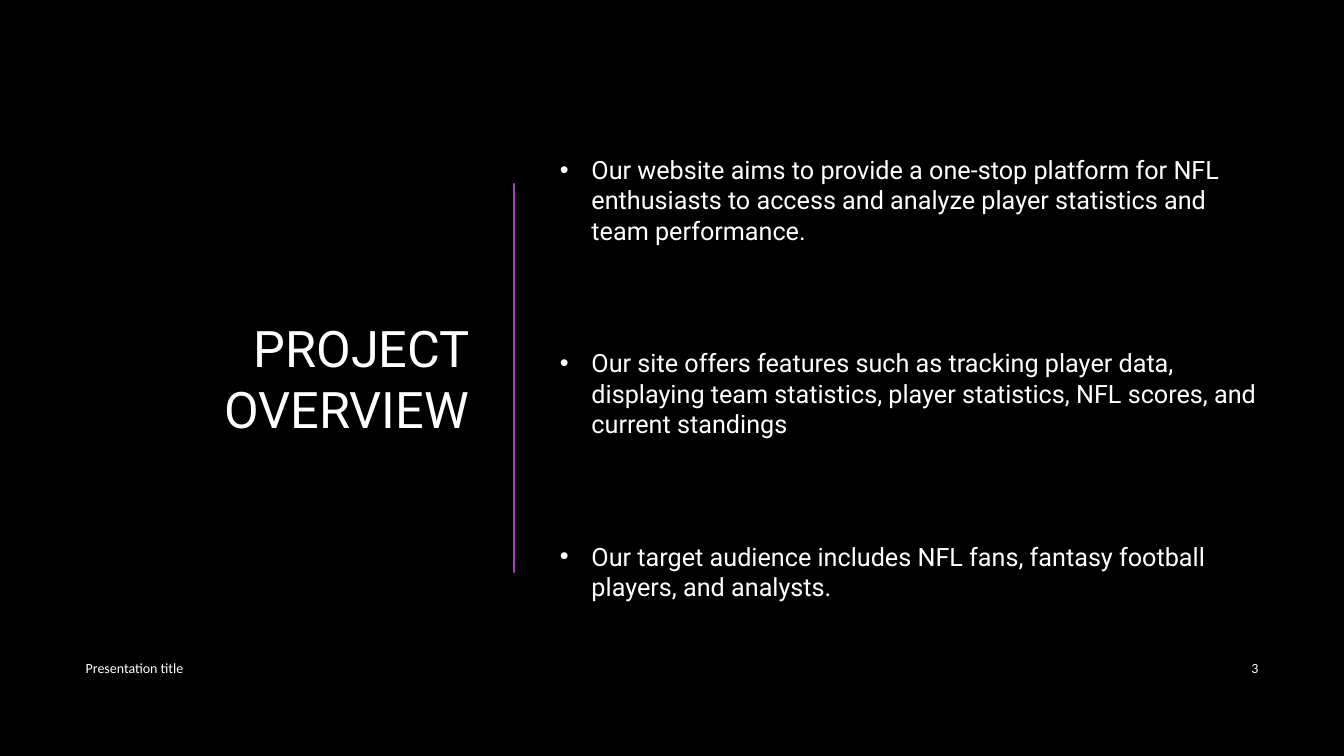
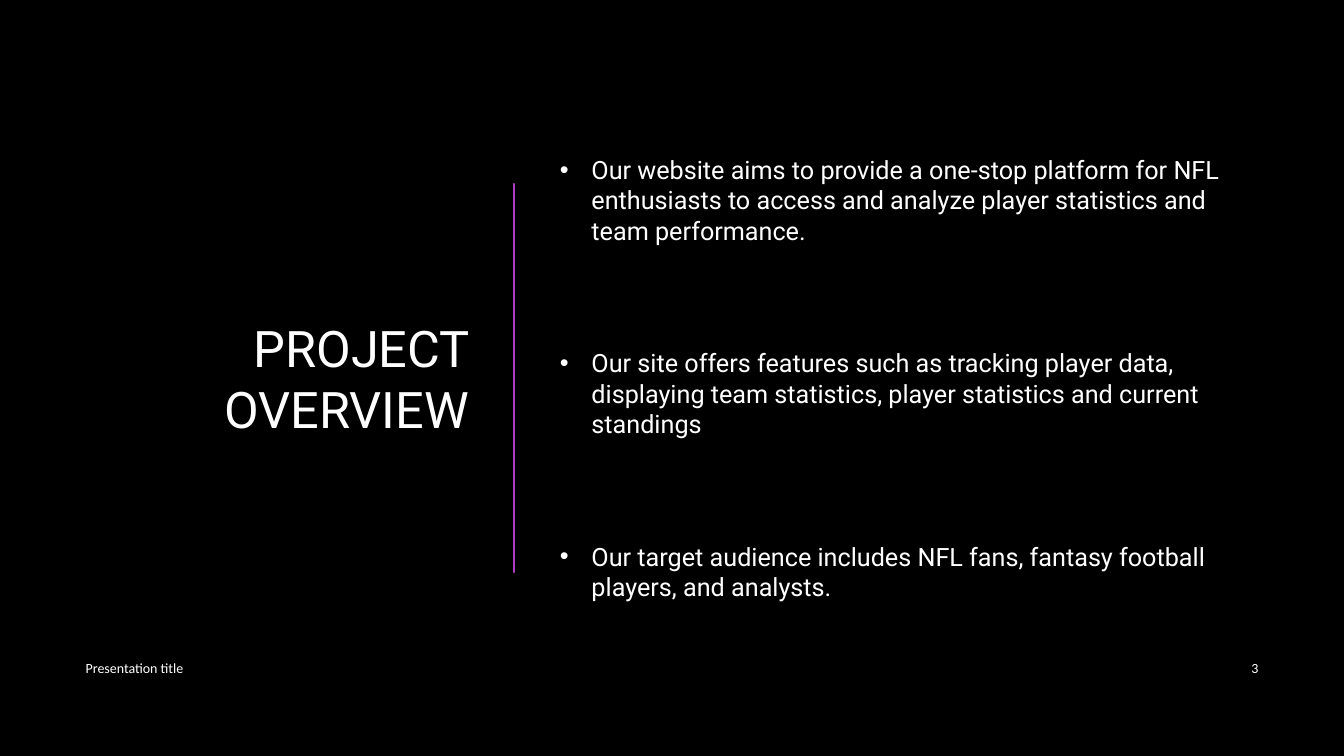
Before and after one commit to Fpolus/group-3-project, a slide deck: slide 3 of Project 3.pptx. Drawn at 1344x756 pixels with LibreOffice and Linux fonts; fonts in the diff are those of the drawing; background and template pictures are left out. Boxes give left, top, right and bottom in pixels: in the first picture for what was removed or moved away, otherwise in the second. Text is boxed around its words. In the diff, an @@ line names an element or a change of style, - is before the commit and + after.

```diff
--- a/Project 3.pptx
+++ b/Project 3.pptx
@@ text at [591, 353, 1198, 439]: text changed @@
-• Our site offers features such as tracking player data, displaying team statistics, player statistics, NFL scores, and current standings
+• Our site offers features such as tracking player data, displaying team statistics, player statistics and current standings
```
Also in this commit, not shown: 2 other slides changed, 1 other file.
